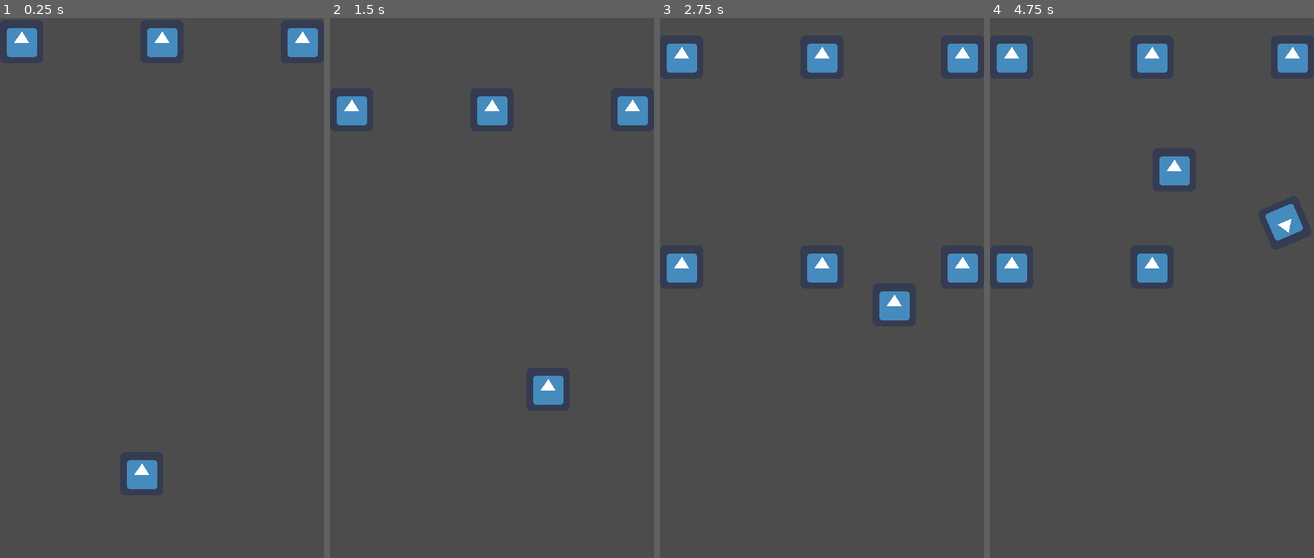
Above: before the commit, frames 1-4 (left to right).
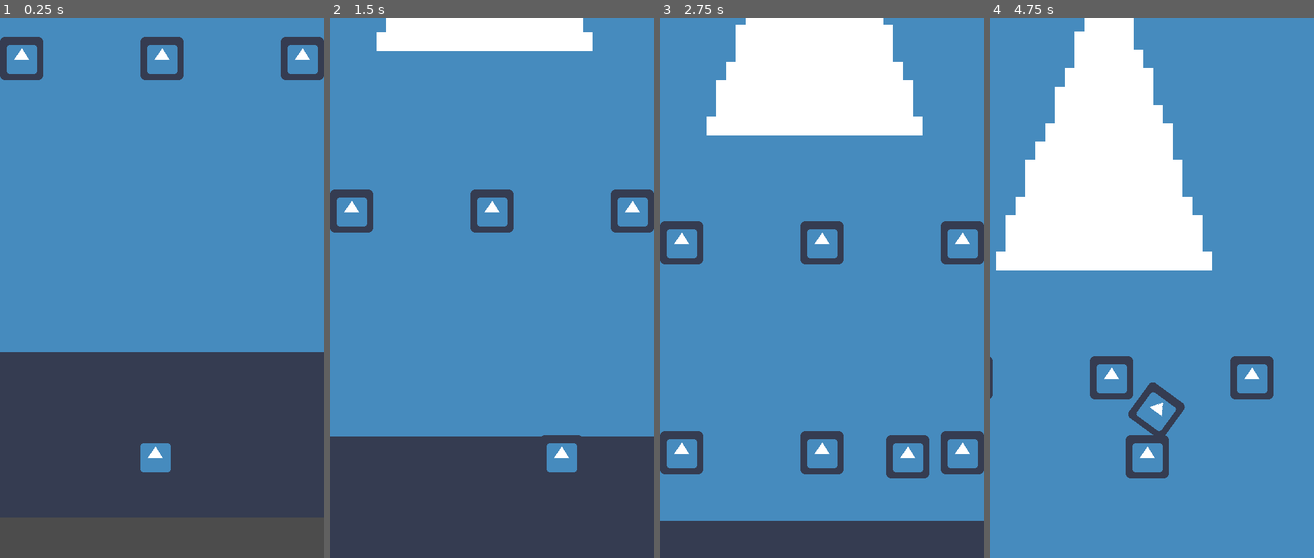
Above: after the commit, the same moments.

Repository: jorgebaptista/jam-heatfrost
Game: Godot game, scene res://Scenes/World.tscn
The game is run twice, just before and just after one commit, with the same random seed, the same clock (stepped at 60 frames per second) and the same inputs. The engine's default icon, where the game draws it, is replaced by a stand-in: a white triangle on a blue panel in a dark square.
Inputs:
- Up to frame 1 (0.25 s): no input
- Up to frame 2 (1.5 s): hold Right (ui_right) 0.53-1.28 s; hold Left (ui_left) from 1.28 s (still down)
- Up to frame 3 (2.75 s): release Left (ui_left) at 2.03 s; hold Right (ui_right) from 2.03 s (still down)
- Up to frame 4 (4.75 s): release Right (ui_right) at 3.53 s; hold Left (ui_left) from 3.53 s (still down)

The runs differ from the first frame. In frame 1, 60% of the frame differs, in the area x 0-100%, y 0-88%; in frame 2, 75%; in frame 3, 87%; in frame 4, 95%, in the area x 0-100%, y 0-100%.

Commit message:
Added initial camera scrolling.

Diff:
--- a/HeatFrost/Scenes/World.tscn
+++ b/HeatFrost/Scenes/World.tscn
@@ -1,7 +1,7 @@
 [gd_scene load_steps=6 format=2]
 
-[ext_resource path="res://Scenes/Obstacle.tscn" type="PackedScene" id=1]
-[ext_resource path="res://Sprites/icon.png" type="Texture" id=2]
+[ext_resource path="res://Sprites/icon.png" type="Texture" id=1]
+[ext_resource path="res://Scenes/Obstacle.tscn" type="PackedScene" id=2]
 [ext_resource path="res://Scripts/Player.gd" type="Script" id=3]
 [ext_resource path="res://Scripts/Spawner.gd" type="Script" id=4]
 
@@ -12,19 +12,17 @@
 
 [node name="World" type="Node" index="0"]
 
-[node name="Obstacle" parent="." index="0" instance=ExtResource( 1 )]
+[node name="Background_Test" type="Sprite" parent="." index="0"]
 
-[node name="Background_Test" type="Sprite" parent="." index="1"]
+position = Vector2( 228.939, -155.771 )
+scale = Vector2( 14.5625, 27.2031 )
+texture = ExtResource( 1 )
 
-visible = false
-position = Vector2( 320, 540 )
-scale = Vector2( 14.5625, 10.0313 )
-texture = ExtResource( 2 )
+[node name="Obstacle" parent="." index="1" instance=ExtResource( 2 )]
 
 [node name="Player" type="KinematicBody2D" parent="." index="2"]
 
-editor/display_folded = true
-position = Vector2( 210, 700 )
+position = Vector2( 230, 650 )
 input_pickable = false
 collision_layer = 1
 collision_mask = 1
@@ -47,6 +45,33 @@
 shape = SubResource( 1 )
 _sections_unfolded = [ "Visibility" ]
 
+[node name="Camera2D" type="Camera2D" parent="Player" index="2"]
+
+position = Vector2( 10, -250 )
+anchor_mode = 1
+rotating = false
+current = true
+zoom = Vector2( 1, 1 )
+limit_left = -10000000
+limit_top = -10000000
+limit_right = 10000000
+limit_bottom = 10000000
+limit_smoothed = false
+drag_margin_h_enabled = true
+drag_margin_v_enabled = false
+smoothing_enabled = false
+smoothing_speed = 5.0
+offset_v = 0.0
+offset_h = 0.0
+drag_margin_left = 1.0
+drag_margin_top = 0.0
+drag_margin_right = 1.0
+drag_margin_bottom = 0.2
+editor_draw_screen = true
+editor_draw_limits = false
+editor_draw_drag_margin = true
+_sections_unfolded = [ "Drag Margin", "Editor", "Limit" ]
+
 [node name="Spawner" type="Timer" parent="." index="3"]
 
 process_mode = 1
Not shown: 1 places in HeatFrost/Scenes/World.tscn that only renumber resources
